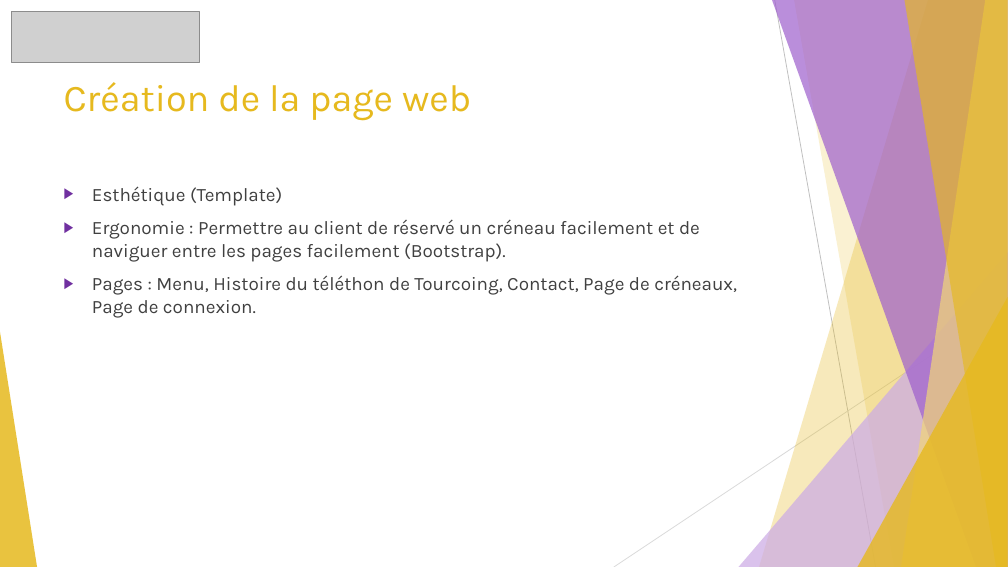
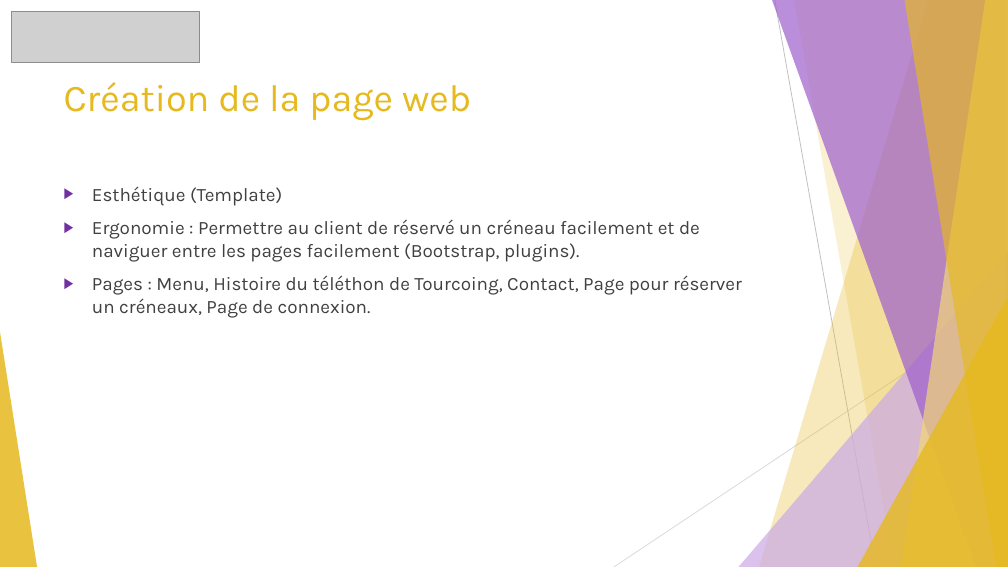
Before and after one commit to GuiguiMvn/Systeme-Escape-Game-Telethon, a slide deck: slide 4 of Cyril/Présentation.pptx. Drawn at 1008x567 pixels with LibreOffice and Linux fonts; fonts in the diff are those of the drawing; grey boxes stand for pictures. Boxes give left, top, right and bottom in pixels: in the first picture for what was removed or moved away, otherwise in the second. Text is boxed around its words. In the diff, an @@ line names an element or a change of style, - is before the commit and + after.

```diff
--- a/Cyril/Présentation.pptx
+++ b/Cyril/Présentation.pptx
@@ text at bbox=[92, 220, 742, 318]: text changed @@
-▶ Ergonomie : Permettre au client de réservé un créneau facilement et de naviguer entre les pages facilement (Bootstrap).
-▶ Pages : Menu, Histoire du téléthon de Tourcoing, Contact, Page de créneaux, Page de connexion.
+▶ Ergonomie : Permettre au client de réservé un créneau facilement et de naviguer entre les pages facilement (Bootstrap, plugins).
+▶ Pages : Menu, Histoire du téléthon de Tourcoing, Contact, Page pour réserver un créneaux, Page de connexion.
```
Also in this commit, not shown: 1 other slide changed, 2 other files.
